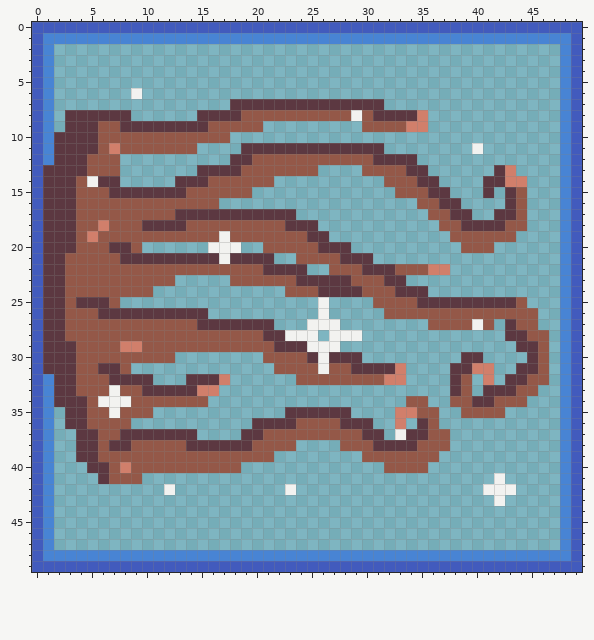
Pixel-art sprite: WitchGame/Assets/Project/Art/Sprites/UI/RootSnareIcon.png. Above is the file before it was changed.
The file is 50x50 pixels.
After:
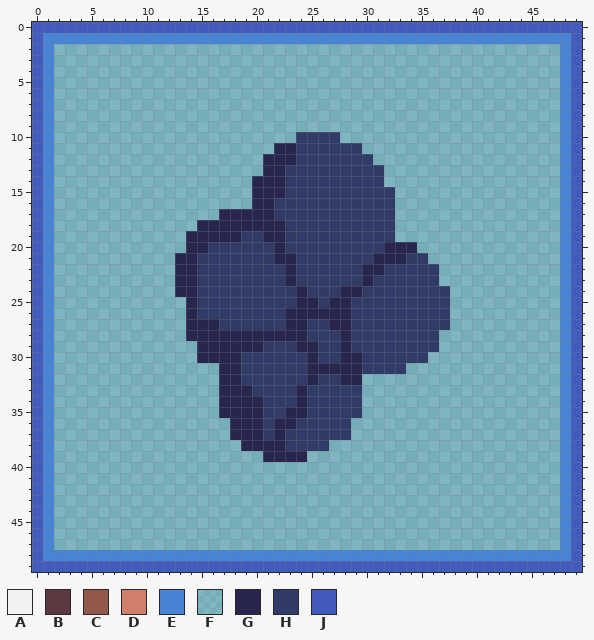
Palette (. is transparent): A #f2f2f0  B #5c3841  C #945848  D #d17f6b  E #4884d4  F #45a1de4d  G #28264e  H #303b67  J #425bbd
Difference:
y 6: x 9 A -> F
y 7: x 18..31 BBBBBBBBBBBBBB -> FFFFFFFFFFFFFF
y 8: x 3..8 BBBBBB -> FFFFFF; x 15..35 BBBBCCCCCCCCCCACBBBBD -> FFFFFFFFFFFFFFFFFFFFF
y 9: x 3..20 BBBCCBBBBBBBBCCCCC -> FFFFFFFFFFFFFFFFFF; x 30..35 CCCCDD -> FFFFFF
y 10: x 2..17 BBBBCCCCCCCCCCCC -> FFFFFFFFFFFFFFFF; x 24..27 FFFF -> HHHH
y 11: x 2..14 BBBBCDCCCCCCC -> FFFFFFFFFFFFF; x 19..31 BBBBBBBBBBBBB -> FFFGGHHHHHHFF; x 40 A -> F
y 12: x 2..7 BBBCCC -> FFFFFF; x 18..34 BBCCCCCCCCCCCBBBB -> FFFGGGHHHHHHHFFFF
y 13: x 1..7 BBBBCCC -> EFFFFFF; x 15..35 BBBBCCCCCCCFFFFCCCCBB -> FFFFFFGGHHHHHHHHHFFFF; x 42..43 BD -> FF
y 14: x 1..7 BBBCABB -> EFFFFFF; x 13..36 BBBCCCCCCFFFFFFFFFFCCCBB -> FFFFFFFGGGHHHHHHHHHFFFFF; x 41..44 BBDD -> FFFF
y 15: x 1..37 BBBCCCBBBBBBBCCCCCCFFFFFFFFFFFFFCCCBB -> EFFFFFFFFFFFFFFFFFFGGGHHHHHHHHHHFFFFF; x 41 B -> F; x 43..44 BC -> FF
y 16: x 1..16 BBBCCCCCCCCCCCCC -> EFFFFFFFFFFFFFFF; x 20..32 FFFFFFFFFFFFF -> GGHHHHHHHHHHH; x 35..38 CCBB -> FFFF; x 43..44 BC -> FF
y 17: x 1..32 BBBCCCCCCCCCBBBBBBBBBBBFFFFFFFFF -> EFFFFFFFFFFFFFFFGGGGGHHHHHHHHHHH; x 36..39 CCBB -> FFFF; x 42..44 BBC -> FFF
y 18: x 1..32 BBBCCDCCCBBBBCCCCCCCCCBBBFFFFFFF -> EFFFFFFFFFFFFFGGGGGGGGHHHHHHHHHH; x 37..44 CCBBBBCC -> FFFFFFFF
y 19: x 1..32 BBBCDCCCCCCCCCCCACCCCCCCBBFFFFFF -> EFFFFFFFFFFFFGGGGGHHGGHHHHHHHHHH; x 38..43 CCCCCC -> FFFFFF
y 20: x 1..9 BBBCCCBBC -> EFFFFFFFF; x 14..34 FFAAAFFCCCCCBBBFFFFFF -> GGHHHHHHGHHHHHHHHHGGG; x 39..41 CCC -> FFF
y 21: x 1..35 BBCCCCCBBBBBBBBBABBBBFFCCCCBBBFFFFF -> EFFFFFFFFFFFGGHHHHHHHGGHHHHHHHGGGHH
y 22: x 1..37 BBCCCCCCCCCCCCCCCCCCBBBBFFCCCBBBCCCDD -> EFFFFFFFFFFFGGHHHHHHHHGHHHHHHGGHHHHHF
y 23: x 1..36 BBCCCCCCCCCCFFFFFCCCCCCBBBBBCCCBBFFF -> EFFFFFFFFFFFGGHHHHHHHHGHHHHHHGHHHHHH
y 24: x 1..10 BBCCCCCCCC -> EFFFFFFFFF; x 13..37 FFFFFFFFFFCCCBBBBCCCBBBFF -> GGHHHHHHHHHGHHHGGHHHHHHHH
y 25: x 1..7 BBCBBBC -> EFFFFFF; x 14..44 FFFFFFFFFFFFAFFFFCCCCBBBBBBBBBC -> GHHHHHHHHHGGHGGHHHHHHHHHFFFFFFF
y 26: x 1..45 BBCCCBBBBBBBBBBFFFFFFFFFFAFFFFFCCCCCCCCCCCCCC -> EFFFFFFFFFFFFGHHHHHHHHGGGGGGHHHHHHHHHFFFFFFFF
y 27: x 1..41 BBCCCCCCCCCCCCBBBBBBBFFFAAAFFFFFFFFCCCCAC -> EFFFFFFFFFFFFGGGHHHHHHGGHHGGHHHHHHHHHFFFF; x 43..45 BCC -> FFF
y 28: x 1..36 BBCCCCCCCCCCCCCCCCCCBBAAAFAAAFFFFFFF -> EFFFFFFFFFFFFGGGGGGGGGGGHHHGHHHHHHHH; x 43..46 BBCC -> FFFF
y 29: x 1..36 BBBCCCCDDCCCCCCCCCCCCBBBAAAFFFFFFFFF -> EFFFFFFFFFFFFFGGGGGGHHHGGHHGHHHHHHHH; x 44..46 BBC -> FFF
y 30: x 1..12 BBBCCCCCCCCC -> EFFFFFFFFFFF; x 15..35 FFFFFFCCCCBABBBFFFFFF -> GGGGHHHHHHGHHGGHHHHHH; x 39..40 BB -> FF; x 45..46 BC -> FF
y 31: x 1..8 BBBCCBBC -> EFFFFFFF; x 17..33 FFFFFCCCCACCBBBBD -> GGHHHHHHGGGGGHHHH; x 38..41 BBDD -> FFFF; x 44..46 BBC -> FFF
y 32: x 2..10 BBCCCBBBB -> FFFFFFFFF; x 14..33 BBBDFFFFFFCCCCCCCCDD -> FFFGGHHHHHHGHHGGFFFF; x 38..39 BC -> FF; x 41 D -> F; x 43..46 BBCC -> FFFF
y 33: x 2..29 BBCCCACCBBBBBDDFFFFFFFFFFFFF -> FFFFFFFFFFFFFFFGGGHHHHGHHHHH; x 38..39 BC -> FF; x 41..45 BBBCC -> FFFFF
y 34: x 2..15 BBBCAAACCCCCCC -> FFFFFFFFFFFFFF; x 17..29 FFFFFFFFFFFFF -> GGGGHHHGHHHHH; x 34..35 CC -> FF; x 38..44 CCBBCCC -> FFFFFFF
y 35: x 3..10 BBCCACCC -> FFFFFFFF; x 17..29 FFFFFFBBBBBBF -> GGGGHHGGHHHHH; x 33..36 DDCC -> FFFF; x 39..42 CCCC -> FFFF
y 36: x 3..8 BBCCCC -> FFFFFF; x 18..30 FFBBBBCCCCBBB -> GGGHGGHHHHHFF; x 33 D -> F; x 35..36 BC -> FF
y 37: x 4..14 BBCCBBBBBBB -> FFFFFFFFFFF; x 18..31 FBBCCCCCCCCCBB -> GGGHGHHHHHHFFF; x 33..37 ABBCC -> FFFFF
y 38: x 4..26 BBCBBCCCCCBBBBBBCCCCFFF -> FFFFFFFFFFFFFFFGGGGHHHH; x 28..37 CCCBBBBCCC -> FFFFFFFFFF
y 39: x 4..24 BBCCCCCCCCCCCCCCCCFFF -> FFFFFFFFFFFFFFFFFGGGG; x 30..36 CCCCCCC -> FFFFFFF
y 40: x 5..18 BBCDCCCCCCCCCC -> FFFFFFFFFFFFFF; x 32..35 CCCC -> FFFF
y 41: x 6..9 BCCC -> FFFF; x 42 A -> F
y 42: x 12 A -> F; x 23 A -> F; x 41..43 AAA -> FFF
y 43: x 42 A -> F
